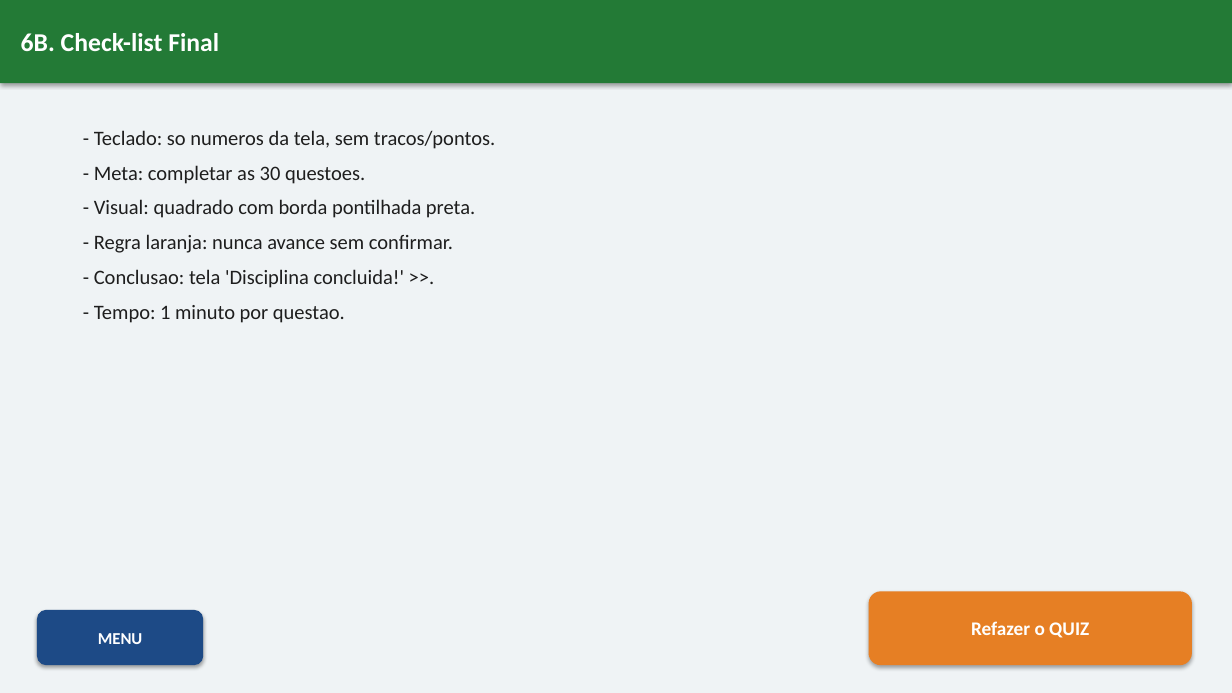
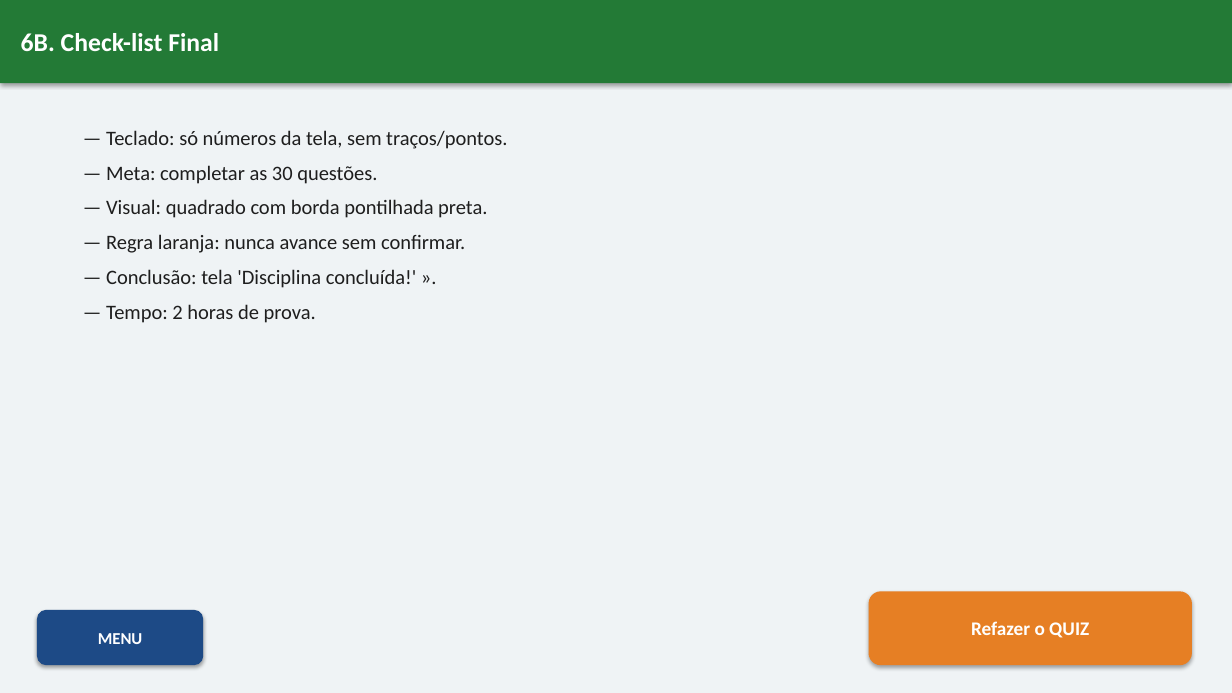
Before and after one commit to Geovane-Maia/Auto-Escola, a slide deck: slide 15 of Apresentacao-Interativa-ABCDETRAN.pptx. Drawn at 1232x693 pixels with LibreOffice and Linux fonts; fonts in the diff are those of the drawing. Boxes give left, top, right and bottom in pixels: in the first picture for what was removed or moved away, otherwise in the second. Text is boxed around its words. In the diff, an @@ line names an element or a change of style, - is before the commit and + after.

Commit message:
PDF e PowerPoint atualizados para prova de 2 horas

```diff
--- a/Apresentacao-Interativa-ABCDETRAN.pptx
+++ b/Apresentacao-Interativa-ABCDETRAN.pptx
@@ text at [106,130,507,323]: text changed @@
-- Teclado: so numeros da tela, sem tracos/pontos.
-- Meta: completar as 30 questoes.
-- Visual: quadrado com borda pontilhada preta.
-- Regra laranja: nunca avance sem confirmar.
-- Conclusao: tela 'Disciplina concluida!' >>.
-- Tempo: 1 minuto por questao.
+— Teclado: só números da tela, sem traços/pontos.
+— Meta: completar as 30 questões.
+— Visual: quadrado com borda pontilhada preta.
+— Regra laranja: nunca avance sem confirmar.
+— Conclusão: tela 'Disciplina concluída!' ».
+— Tempo: 2 horas de prova.
```
Also in this commit, not shown: 15 other slides changed, 1 other file.
